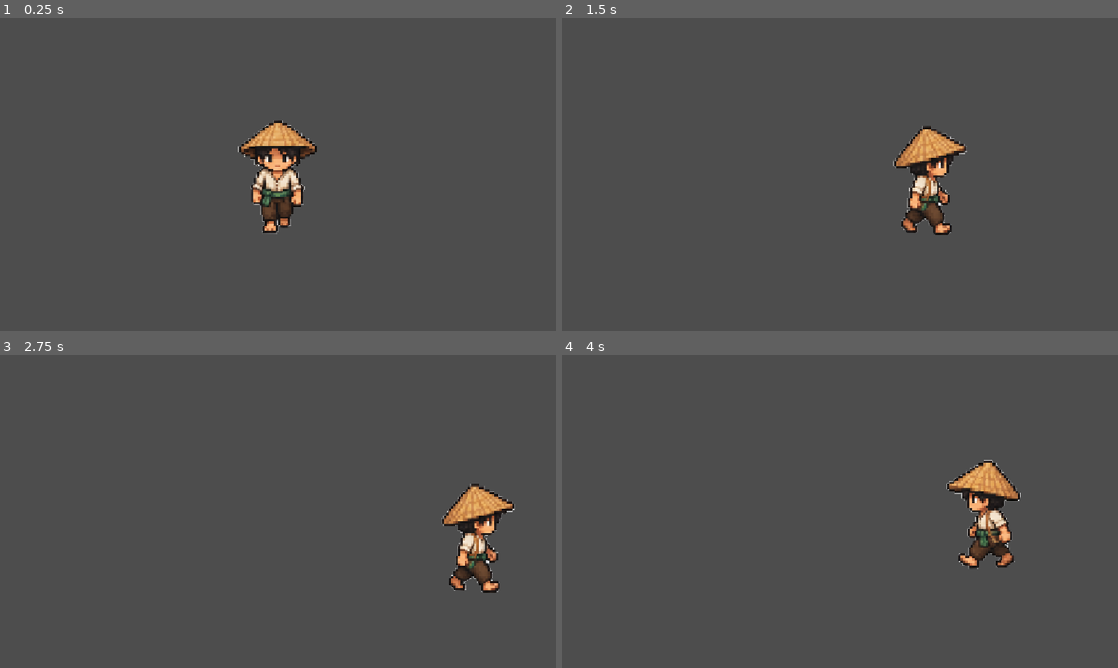
Above: before the commit, frames 1-4 (two rows, left to right).
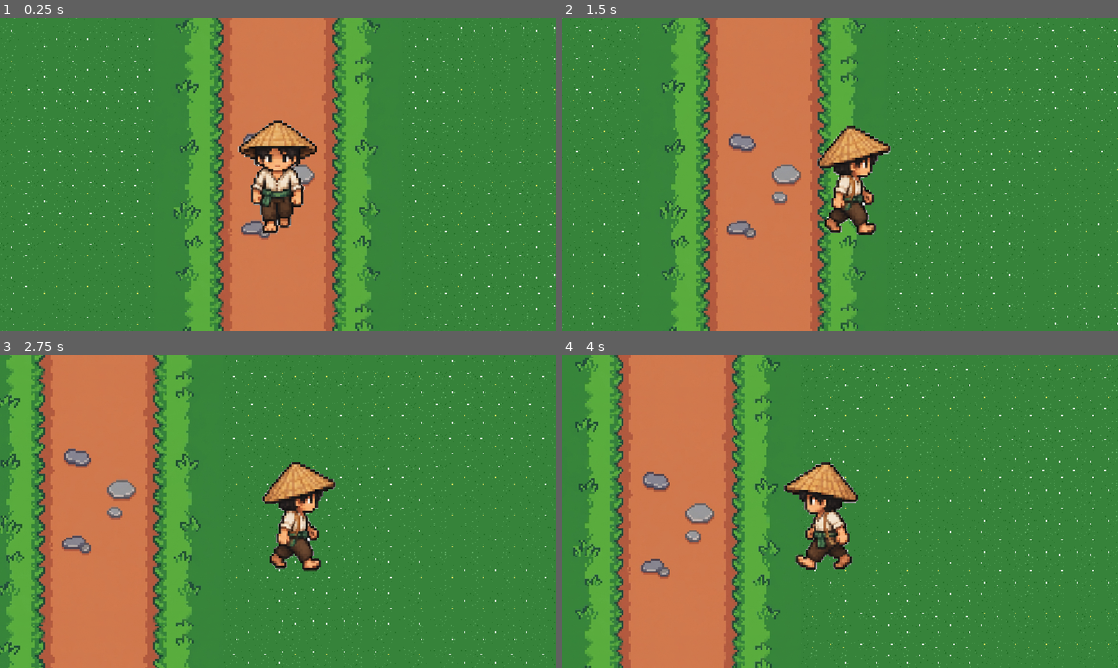
Above: after the commit, the same moments.

Repository: itoo28/kampungku
Game: Godot game, scene res://petani.tscn
Two runs of this game, one before a commit and one after it. Both use one fixed random seed, a clock stepped at 60 frames per second and the inputs below.
Inputs (mouse positions are in pixels of both pictures, inside the frame that each line leads up to):
- Up to frame 1 (0.25 s): no input
- Up to frame 2 (1.5 s): tap Enter at 0.5 s; move the mouse to (962, 158) at 0.52 s; hold Right (ui_right) 0.53-1.25 s; click (962, 158) at 0.67 s; drag from (728, 190) to (812, 237) at 1.27 s
- Up to frame 3 (2.75 s): move the mouse to (333, 442) at 2.02 s; hold Right (ui_right) from 2.03 s (still down)
- Up to frame 4 (4 s): release Right (ui_right) at 2.75 s; drag from (812, 574) to (673, 464) at 2.77 s; move the mouse to (1006, 558) at 3.52 s; hold Left (ui_left) from 3.53 s (still down)

The runs differ from the first frame. In frame 1, 97% of the frame differs, in the area x 0-100%, y 0-100%; in frame 2, 100%; in frame 3, 100%; in frame 4, 100%.

Commit message:
feat: tambahkan background rumput dan jalan setapak vertikal pixel art
- Menambahkan tile rumput (rumput_tile.png) dan jalan setapak vertikal (jalan_vertikal.png) yang selaras dengan style karakter

- Menambahkan node BackgroundRumput, JalanSetapak, dan Camera2D pada petani.tscn

- Menyesuaikan default_clear_color di project.godot

Diff:
--- a/petani.tscn
+++ b/petani.tscn
@@ -2,11 +2,33 @@
 
 [ext_resource type="Script" uid="uid://h1kvnxxht6aj" path="res://petani.gd" id="1_script"]
 [ext_resource type="SpriteFrames" path="res://sprites/petani/petani_frames.tres" id="2_frames"]
+[ext_resource type="Texture2D" path="res://sprites/rumput_tile.png" id="3_rumput"]
+[ext_resource type="Texture2D" path="res://sprites/jalan_vertikal.png" id="4_jalan"]
 
 [sub_resource type="RectangleShape2D" id="RectangleShape2D_c6lqs"]
 size = Vector2(80, 40)
 
 [node name="Node2D" type="Node2D" unique_id=728851168]
+
+[node name="BackgroundRumput" type="TextureRect" parent="." unique_id=551239841]
+texture_filter = 1
+texture_repeat = 2
+offset_left = -3000.0
+offset_top = -3000.0
+offset_right = 5000.0
+offset_bottom = 5000.0
+texture = ExtResource("3_rumput")
+stretch_mode = 1
+
+[node name="JalanSetapak" type="TextureRect" parent="." unique_id=773829104]
+texture_filter = 1
+texture_repeat = 2
+offset_left = 320.0
+offset_top = -4000.0
+offset_right = 832.0
+offset_bottom = 5000.0
+texture = ExtResource("4_jalan")
+stretch_mode = 1
 
 [node name="petani" type="CharacterBody2D" parent="." unique_id=435168507]
 position = Vector2(576, 324)
@@ -20,3 +42,6 @@
 [node name="CollisionShape2D" type="CollisionShape2D" parent="petani" unique_id=874759247]
 position = Vector2(0, 95)
 shape = SubResource("RectangleShape2D_c6lqs")
+
+[node name="Camera2D" type="Camera2D" parent="petani" unique_id=987654321]
+position_smoothing_enabled = true
--- a/project.godot
+++ b/project.godot
@@ -30,6 +30,7 @@
 
 [rendering]
 
+environment/defaults/default_clear_color=Color(0.211765, 0.513725, 0.227451, 1)
 rendering_device/driver.windows="d3d12"
 renderer/rendering_method="gl_compatibility"
 renderer/rendering_method.mobile="gl_compatibility"
Binary file added: sprites/jalan_vertikal.png
Not shown, added: sprites/jalan_vertikal.png.import
Binary file added: sprites/rumput_tile.png
Not shown, added: sprites/rumput_tile.png.import
